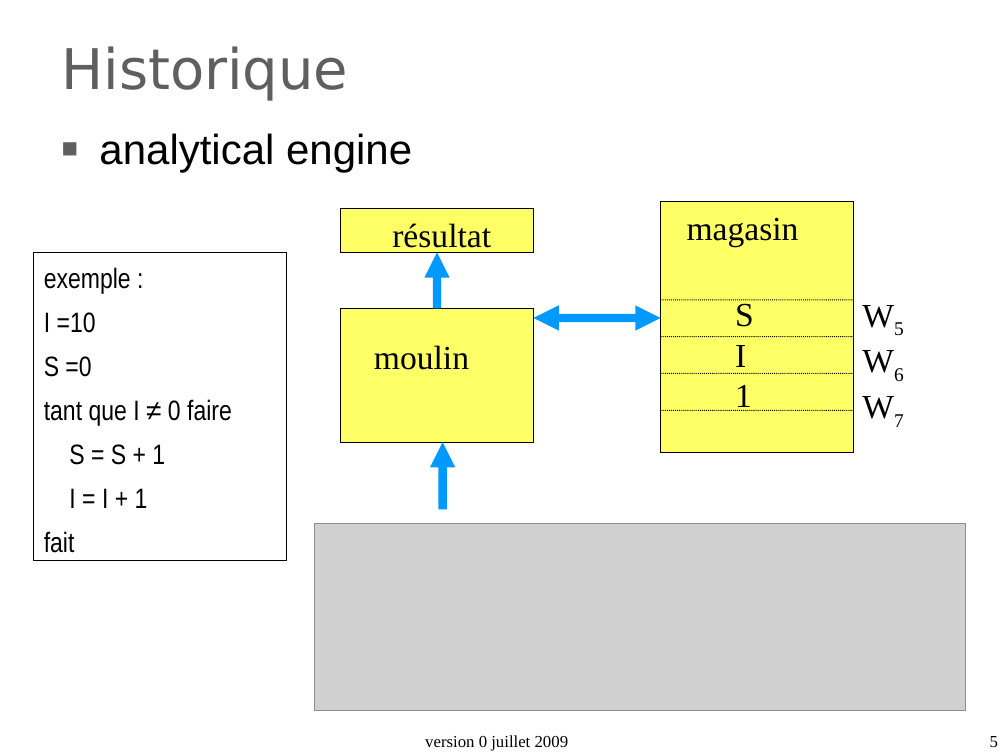
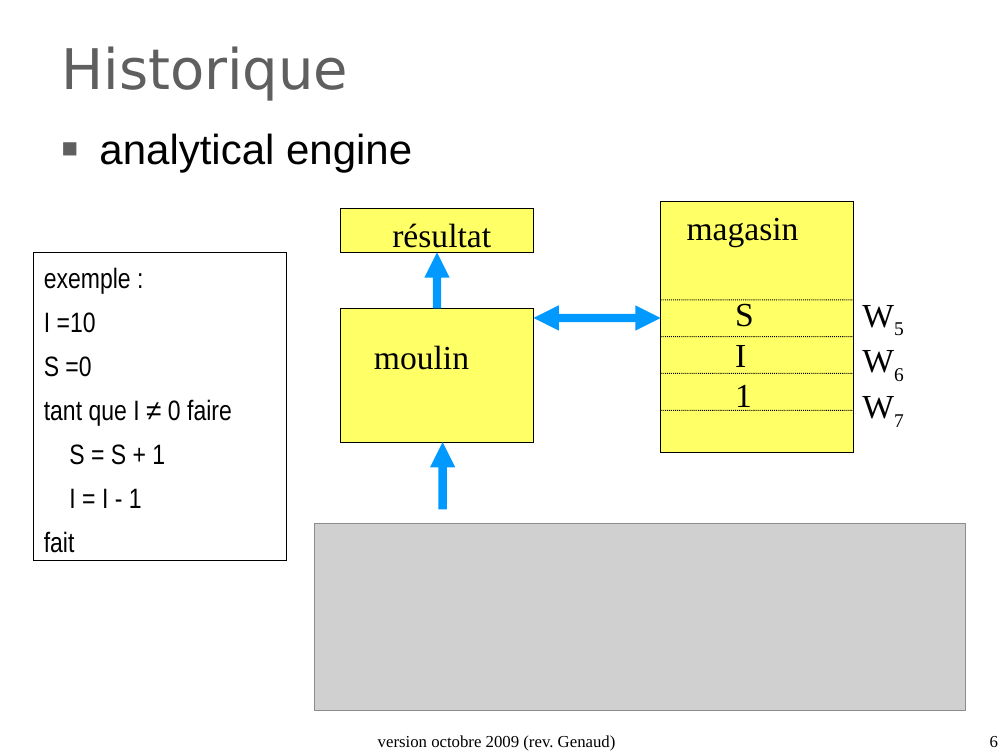
Before and after one commit to duanegris/texts, a slide deck: slide 6 of isi1/slides/2_architecture_machine.ppt (slide 5 before the commit). Drawn at 1008x756 pixels with LibreOffice and Linux fonts; fonts in the diff are those of the drawing; grey boxes stand for pictures; background and template pictures are left out. Boxes give left, top, right and bottom in pixels: in the first picture for what was removed or moved away, otherwise in the second. Text is boxed around its words. In the diff, an @@ line names an element or a change of style, - is before the commit and + after.

```diff
--- a/isi1/slides/2_architecture_machine.ppt
+++ b/isi1/slides/2_architecture_machine.ppt
@@ text in rectangle at <box>69,488,142,508</box>: text changed @@
-I = I + 1
+I = I - 1
@@ text at <box>378,735,616,751</box>: text changed @@
-version 0 juillet 2009
+version octobre 2009 (rev. Genaud)
@@ page number at <box>990,736,998,747</box>: text changed @@
-5
+6
```
Also in this commit, not shown: 37 other slides changed, 1 slide added, 1 slide removed, 2 other files.
